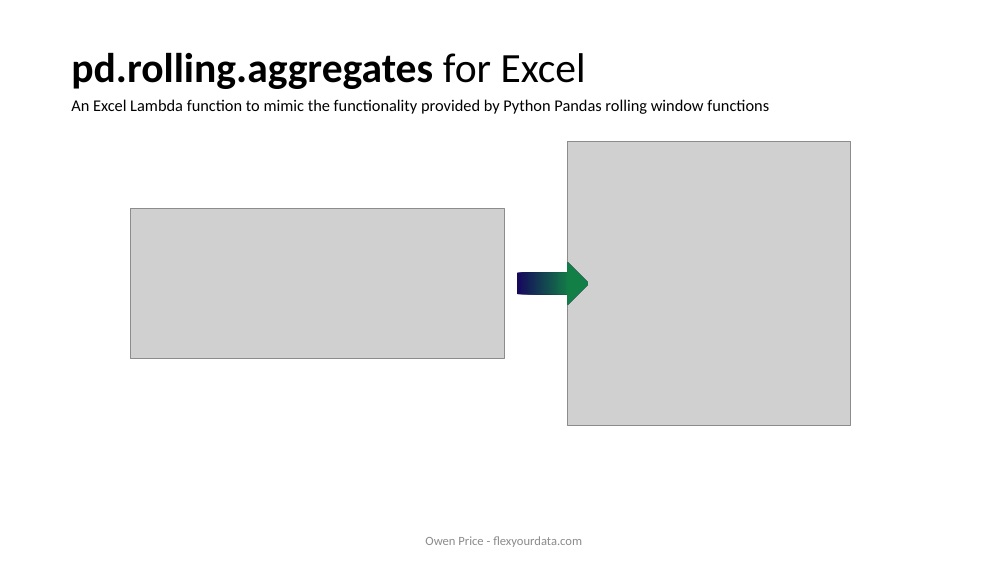
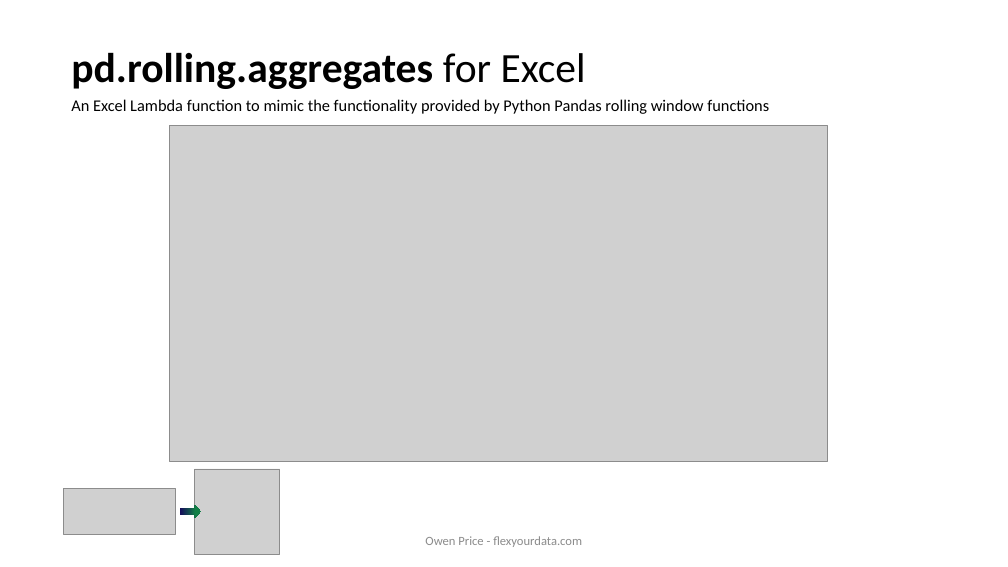
Before and after one commit to ncalm/pandas-lambdas, a slide deck: slide 1 of pd.rolling.aggregate/Introduction to pd.rolling.aggregate.pptx. Drawn at 1008x567 pixels with LibreOffice and Linux fonts; fonts in the diff are those of the drawing; grey boxes stand for pictures. Boxes give left, top, right and bottom in pixels: in the first picture for what was removed or moved away, otherwise in the second. Text is boxed around its words. In the diff, an @@ line names an element or a change of style, - is before the commit and + after.

Commit message:
Minor updates to pd.rolling.aggregates files

```diff
--- a/pd.rolling.aggregate/Introduction to pd.rolling.aggregate.pptx
+++ b/pd.rolling.aggregate/Introduction to pd.rolling.aggregate.pptx
@@ picture added at <box>169,126,827,461</box> @@
@@ picture: place and size @@
-picture at <box>568,141,851,425</box>
+picture at <box>195,469,281,554</box>
@@ picture: place and size @@
-picture at <box>131,209,504,359</box>
+picture at <box>64,489,175,535</box>
@@ right arrow: place and size @@
-right arrow at <box>517,262,589,305</box>
+right arrow at <box>180,505,201,518</box>
```
Also in this commit, not shown: 1 other file.
